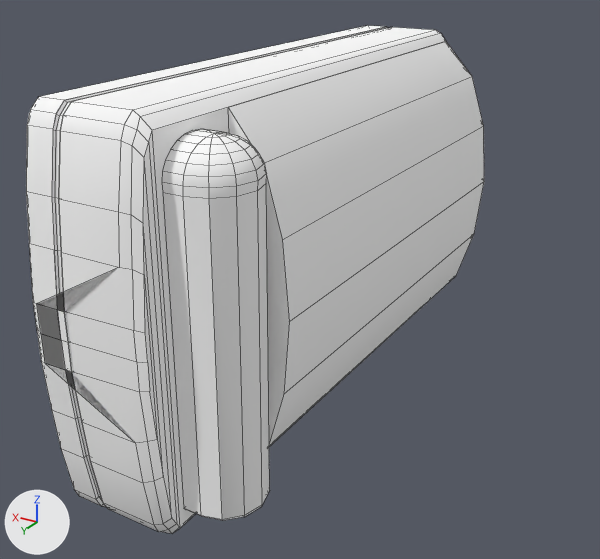
What one commit did to the Blender file dev/blender/instruments/garmin196.blend.
One viewpoint serves both versions: a 50 mm camera at (-0.0995, 0.1517, 0.0649) aimed at (-0.0152, 0.0113, -0.0053). The lights are fixed; the arrows at lower left show +X, +Y and +Z. Mesh edges are drawn as thin lines.

The scene before the commit, as lines of its bpy script (objects in view):
```python
me_antenne_mesh = bpy.data.meshes.new('antenne.mesh')
me_antenne_mesh.from_pydata(...)  # 103 vertices, 108 faces; spans x 0.0053..0.0175, y -0.0082..0.0082, z -0.0637..0.0064
me_antenne_mesh.polygons.foreach_set('use_smooth', [True] * 108)
me_antenne_mesh.materials.append(mat_defaultwhite_003)  # its picture is missing
me_coque_inter_mesh = bpy.data.meshes.new('coque.inter.mesh')
me_coque_inter_mesh.from_pydata(...)  # 104 vertices, 78 faces; spans x 0.0022..0.0038, y -0.065..0.065, z -0.0393..0.0393
me_coque_inter_mesh.polygons.foreach_set('use_smooth', [True] * 78)
me_coque_inter_mesh.materials.append(mat_defaultwhite_003)  # its picture is missing
me_coque_mesh = bpy.data.meshes.new('coque.mesh')
me_coque_mesh.from_pydata(...)  # 122 vertices, 113 faces; spans x -0.0026..0.0056, y -0.065..0.065, z -0.0393..0.0393
me_coque_mesh.polygons.foreach_set('use_smooth', [True] * 113)
me_coque_mesh.materials.append(mat_defaultwhite_003)  # its picture is missing
ob_antenne = bpy.data.objects.new('antenne', me_antenne_mesh)
ob_antenne.location = (-0.0355, 0.0488, 0.0284)
ob_antenne.show_transparent = True
ob_coque = bpy.data.objects.new('coque', me_coque_mesh)
ob_coque.location = (0.0022, 0.0, 0.0)
ob_coque.show_transparent = True
ob_coque_inter = bpy.data.objects.new('coque.inter', me_coque_inter_mesh)
ob_coque_inter.location = (-0.0042, 0.0, 0.0)
ob_coque_inter.show_transparent = True
# also in view: 'coque-capot' at (-0.0126, 0.0, 0.0)
```
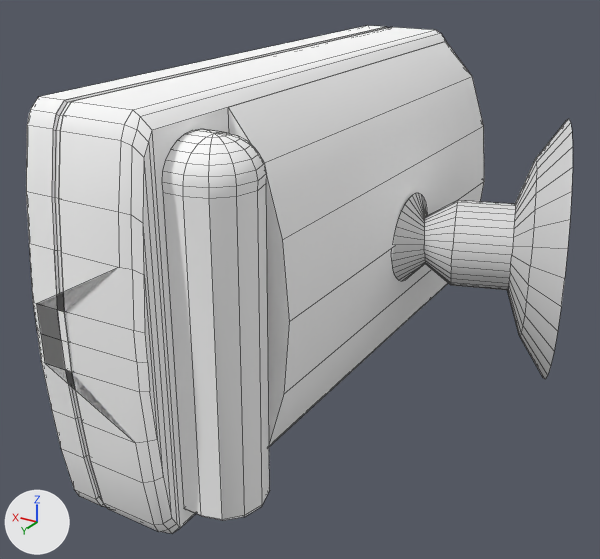
Boxes [x1, y1, x2, y2] around the edits, measured in the pictures (600 x 559 px):
'GPSMount', added
    after: [392, 119, 573, 379]

Edits to the bpy script that builds the scene:
```text
Add mat_metals_plastic:
    mat_metals_plastic = diffuse_material('metals_plastic')
    mat_metals_plastic.base_color = (0.721, 0.721, 0.721)  # light grey #dddddd
Add me_cylinder_013:
    me_cylinder_013.from_pydata(...)  # 192 vertices, 162 faces; spans x -1.0..1.0, y -1.0..1.0, z -1.0..0.23
    me_cylinder_013.polygons.foreach_set('use_smooth', [True] * 162)
    me_cylinder_013.materials.append(mat_metals_plastic)  # its picture is missing
Add ob_gpsmount:
    ob_gpsmount = bpy.data.objects.new('GPSMount', me_cylinder_013)
    ob_gpsmount.location = (-0.0329, -0.014, -0.0011)
    ob_gpsmount.rotation_euler = (1.36, 1.598, 1.673)  # degrees (78, 92, 96)
    ob_gpsmount.scale = (0.0282, 0.0282, 0.0282)
```
